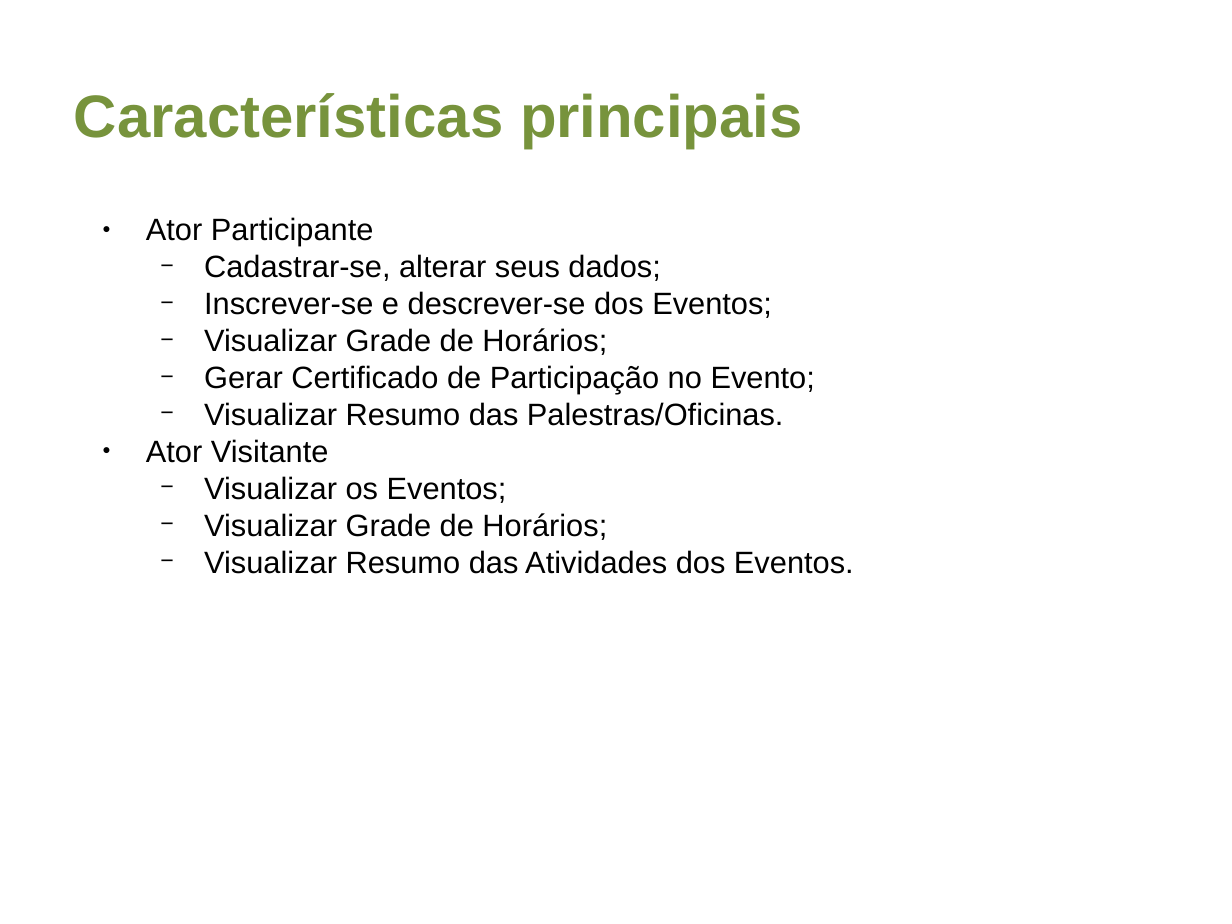
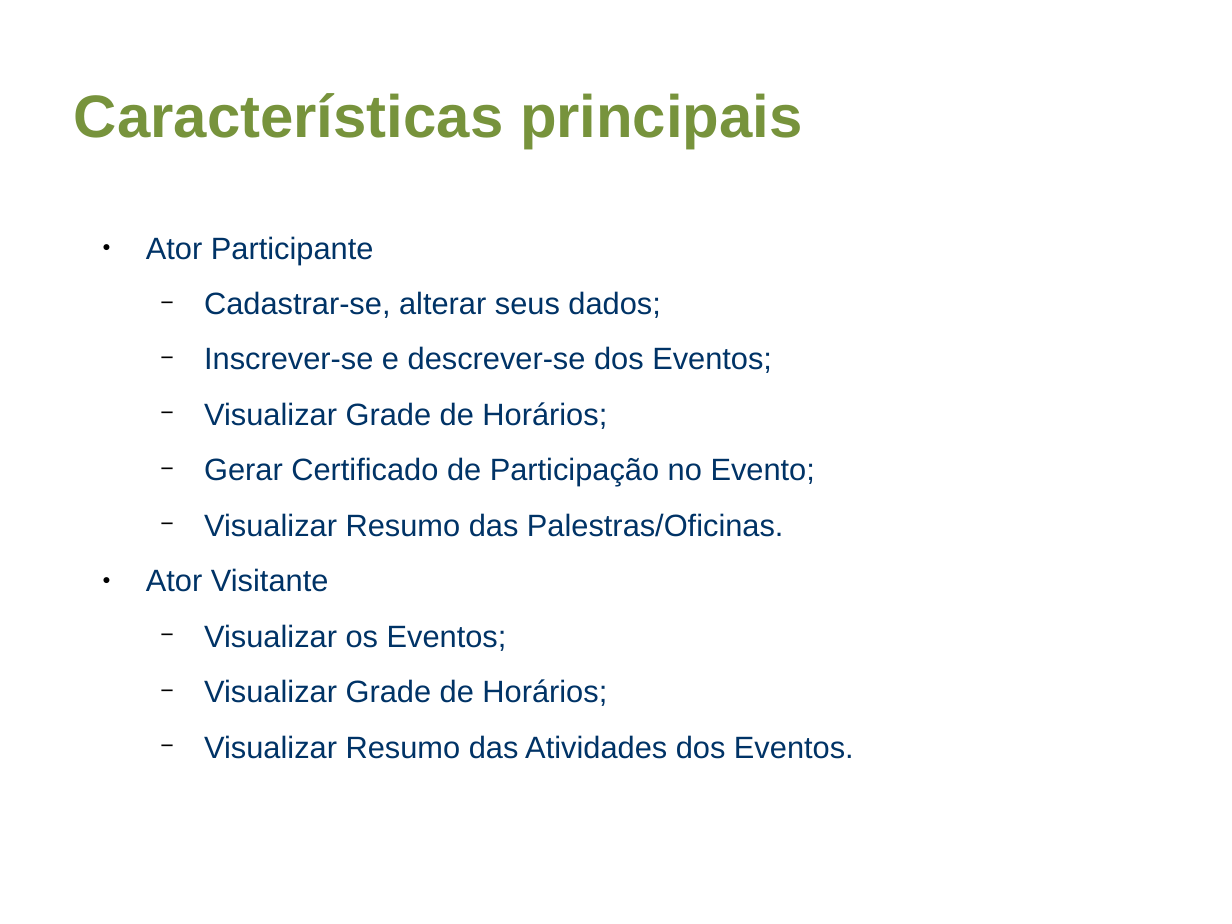
Before and after one commit to aweiand/jarbas, a slide deck: slide 6 of assets/docs/Apresentacao Jarbas.odp. Drawn at 1232x924 pixels with LibreOffice and Linux fonts; fonts in the diff are those of the drawing. Boxes give left, top, right and bottom in pixels: in the first picture for what was removed or moved away, otherwise in the second. Text is boxed around its words. In the diff, an @@ line names an element or a change of style, - is before the commit and + after.

```diff
--- a/assets/docs/Apresentacao Jarbas.odp
+++ b/assets/docs/Apresentacao Jarbas.odp
@@ text "Ator Participante" at [146, 236, 854, 759]: text colour #000000 to #003366; line spacing 1 to 1.5 @@
```
Also in this commit, not shown: 1 other slide changed.
